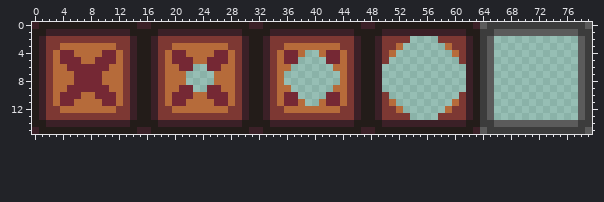
Sprite sheet -- assets/sprites/disintegrate.png. The picture above is the old version.
The file is 80x16 pixels.
And afterwards:
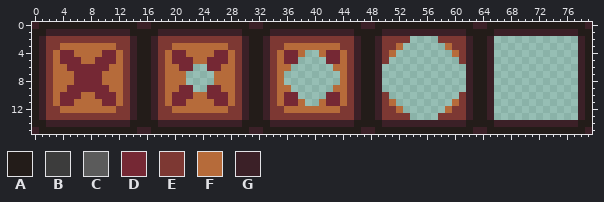
Palette (. is transparent): A #231c19  B #3c3c3c  C #5b5b5b  D #752834  E #7d3833  F #b66b3a  G #3b2027
Change:
Colour A replaces colour B in row 0 at x 65 to 78; in row 1 at x 64 to 65 and 78 to 79; in rows 2 to 13 at x 64 and 79; in row 14 at x 64 to 65 and 78 to 79; in row 15 at x 65 to 78.
Colour G replaces colour C in row 0 at x 64 and 79; in row 1 at x 66 to 77; in rows 2 to 13 at x 65 and 78; in row 14 at x 66 to 77; in row 15 at x 64 and 79.
Boxes around the changes in both pictures, in picture pixels (x1, y1, x2, y2):
changed: (480, 22, 592, 134)
